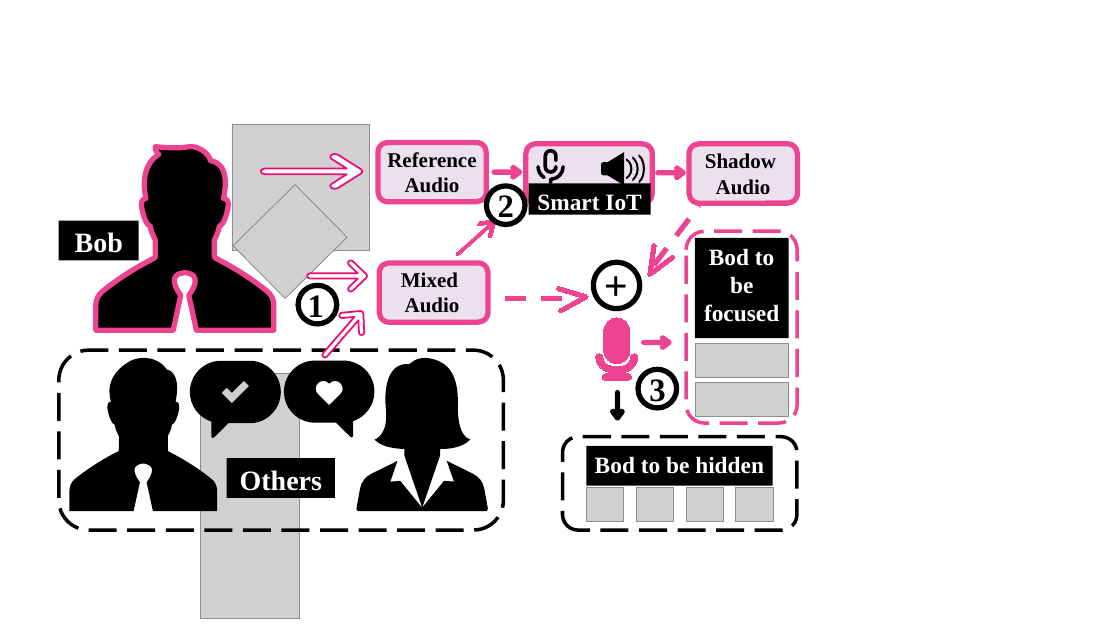
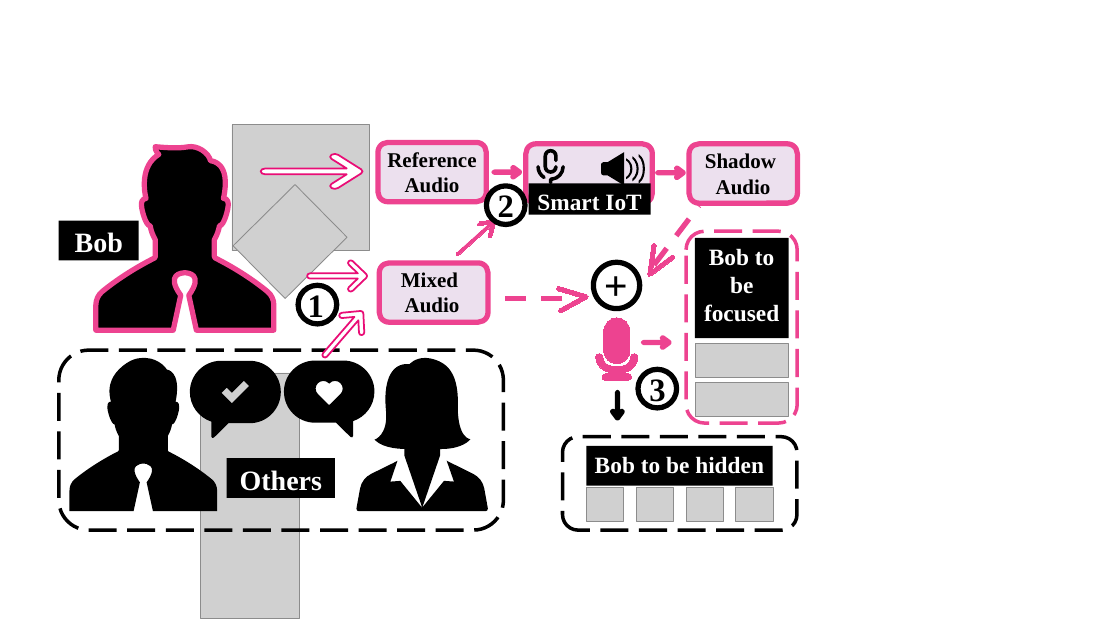
Before and after one commit to lange-bleu/infocom2021, a slide deck: slide 10 of infocom21.pptx. Drawn at 1120x630 pixels with LibreOffice and Linux fonts; fonts in the diff are those of the drawing; grey boxes stand for pictures. Boxes give left, top, right and bottom in pixels: in the first picture for what was removed or moved away, otherwise in the second. Text is boxed around its words. In the diff, an @@ line names an element or a change of style, - is before the commit and + after.

```diff
--- a/infocom21.pptx
+++ b/infocom21.pptx
@@ text in rectangle at [704, 248, 779, 322]: text changed @@
-Bod to be focused
+Bob to be focused
@@ text in rectangle at [595, 456, 764, 474]: text changed @@
-Bod to be hidden
+Bob to be hidden
```
Also in this commit, not shown: 5 slides added, 58 other files.
